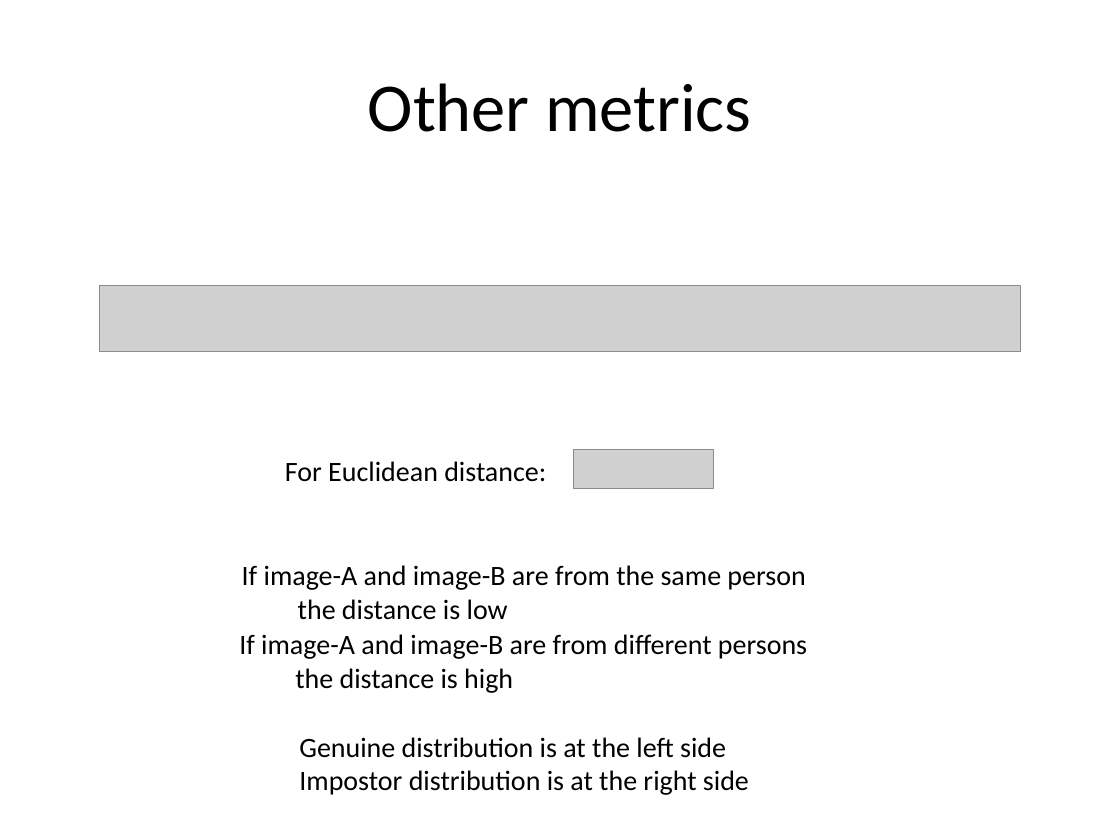
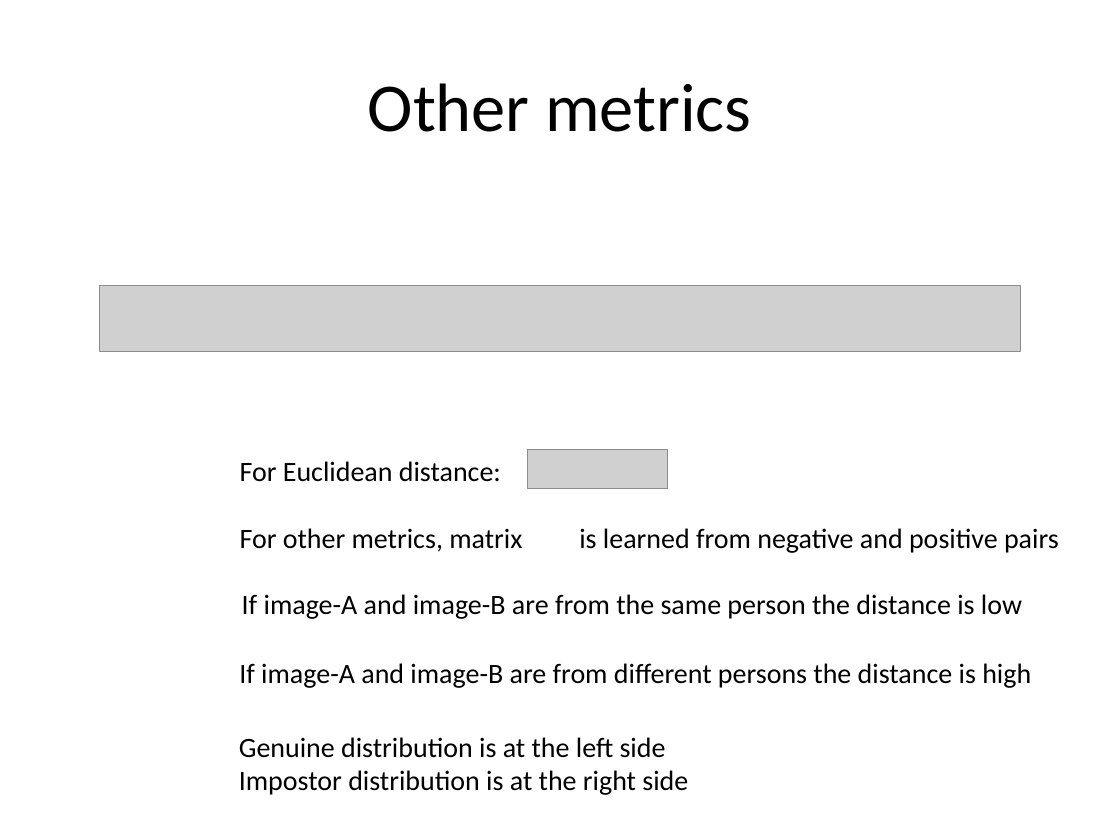
Before and after one commit to domingomery/patrones, a slide deck: slide 7 of clases/Cap05_Evaluacion/presentations/PAT05_Genuine_Impostor.pptx. Drawn at 1120x840 pixels with LibreOffice and Linux fonts; fonts in the diff are those of the drawing; grey boxes stand for pictures; background and template pictures are left out. Boxes give left, top, right and bottom in pixels: in the first picture for what was removed or moved away, otherwise in the second. Text is boxed around its words. In the diff, an @@ line names an element or a change of style, - is before the commit and + after.

```diff
--- a/clases/Cap05_Evaluacion/presentations/PAT05_Genuine_Impostor.pptx
+++ b/clases/Cap05_Evaluacion/presentations/PAT05_Genuine_Impostor.pptx
@@ text "For Euclidean distance:": place and size @@
-text "For Euclidean distance:" at (285,461,546,482)
+text "For Euclidean distance:" at (240,461,1059,553)
@@ picture: place and size @@
-picture at (573,450,713,489)
+picture at (528,450,668,489)
@@ text at (240,528,1059,553): paragraph added @@
+For other metrics, matrix is learned from negative and positive pairs
@@ text at (242,594,1022,619): text changed @@
-If image-A and image-B are from the same person
-the distance is low
+If image-A and image-B are from the same person the distance is low
@@ text at (239,663,1031,688): text changed @@
-If image-A and image-B are from different persons
-the distance is high
+If image-A and image-B are from different persons the distance is high
@@ text "Genuine distribution is at the ...": place and size @@
-text "Genuine distribution is at the ..." at (299,737,749,795)
+text "Genuine distribution is at the ..." at (239,737,688,795)
```
Also in this commit, not shown: 1 slide added.
